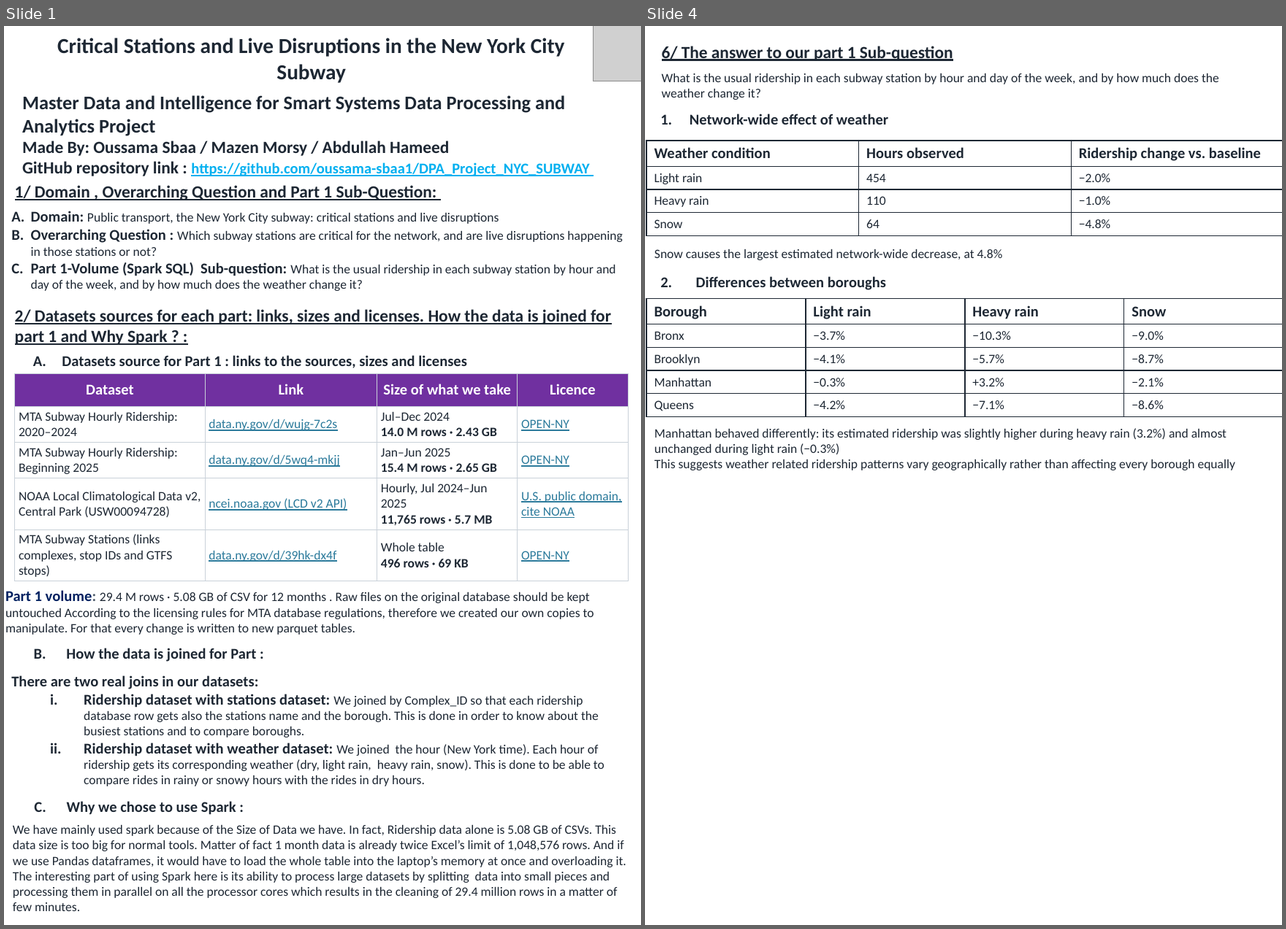
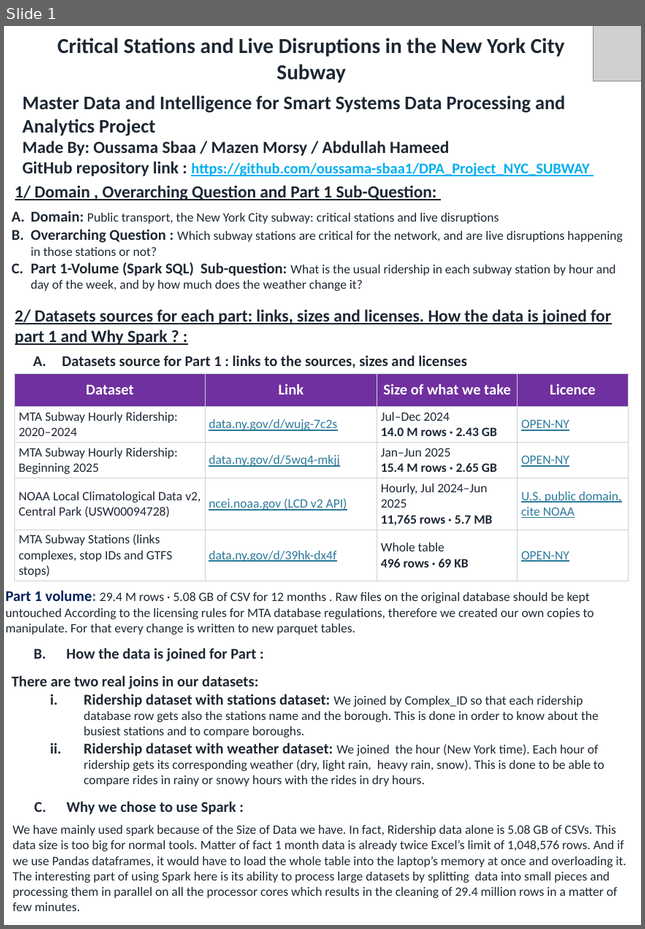
Before and after one commit to oussama-sbaa1/DPA_Project_NYC_SUBWAY, a slide deck: report/NYC_Subway_Part1_Delivrable_Report_V2.pptx. Shown side by side, each under a label of ours: slides 1 and 4 before the commit, slide 1 after it; the slides between them are not shown. The pictures are 1286x929 and 645x929 pixels, drawn with LibreOffice and Linux fonts; fonts in the diff are those of the drawing; grey boxes stand for pictures. Boxes give left, top, right and bottom in pixels: in the first picture for what was removed or moved away, otherwise in the second. Text is boxed around its words. In the diff, an @@ line names an element or a change of style, - is before the commit and + after.

```diff
--- a/report/NYC_Subway_Part1_Delivrable_Report_V2.pptx
+++ b/report/NYC_Subway_Part1_Delivrable_Report_V2.pptx
@@ slide 4 removed at bbox=[645, 26, 1282, 925], background #FFFFFF @@
@@ text removed at bbox=[662, 46, 953, 61] @@
-6/ The answer to our part 1 Sub-question
@@ text removed at bbox=[662, 73, 1219, 100] @@
-What is the usual ridership in each subway station by hour and day of the week, and by how much does the weather change it?
@@ text removed at bbox=[690, 114, 888, 125] @@
-1. Network-wide effect of weather
@@ table removed at bbox=[646, 141, 1282, 236], 4 rows, 3 columns @@
-Weather condition | Hours observed | Ridership change vs. baseline
-Light rain | 454 | −2.0%
-Heavy rain | 110 | −1.0%
-Snow | 64 | −4.8%
@@ text removed at bbox=[654, 249, 1003, 260] @@
-Snow causes the largest estimated network-wide decrease, at 4.8%
@@ text removed at bbox=[660, 276, 886, 290] @@
-2. Differences between boroughs
@@ table removed at bbox=[646, 298, 1282, 417], 5 rows, 4 columns @@
-Borough | Light rain | Heavy rain | Snow
-Bronx | −3.7% | −10.3% | −9.0%
-Brooklyn | −4.1% | −5.7% | −8.7%
-Manhattan | −0.3% | +3.2% | −2.1%
-Queens | −4.2% | −7.1% | −8.6%
@@ text removed at bbox=[654, 428, 1236, 471] @@
-Manhattan behaved differently: its estimated ridership was slightly higher during heavy rain (3.2%) and almost unchanged during light rain (−0.3%)
-This suggests weather related ridership patterns vary geographically rather than affecting every borough equally
```
Also in this commit, not shown: 2 slides changed.
